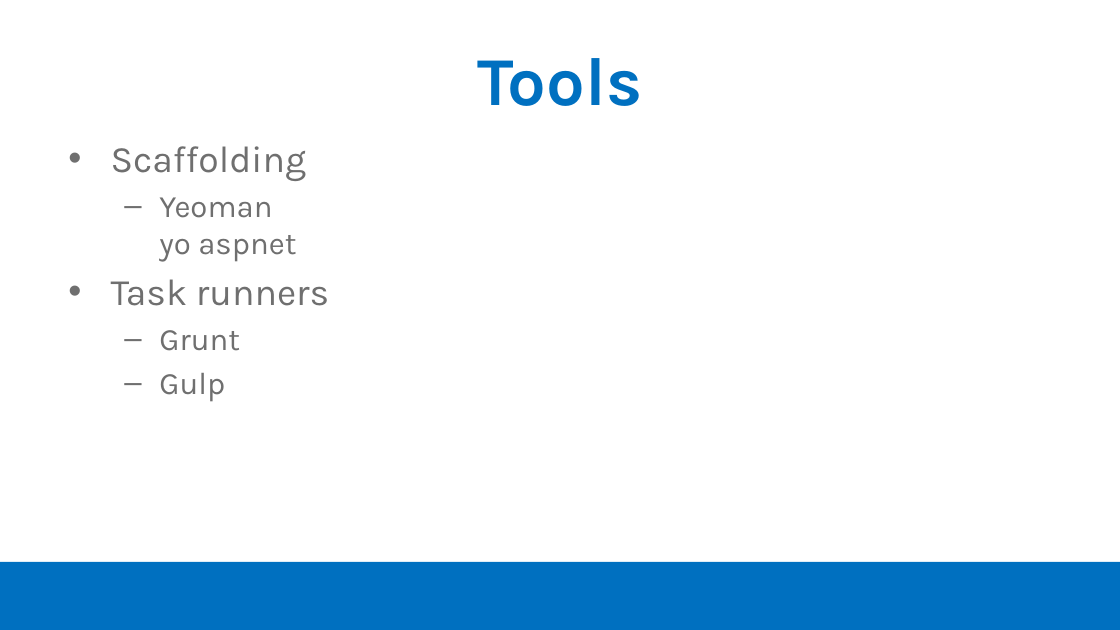
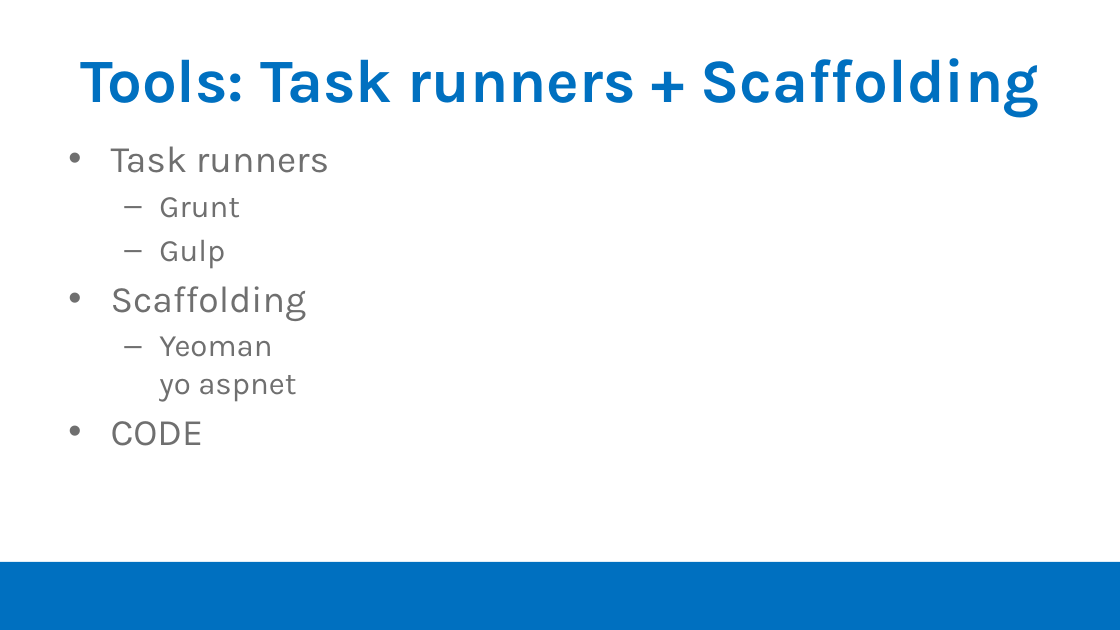
Before and after one commit to moljac/ASP.net.v5-AKA-vNext-Windays15, a slide deck: slide 16 of talk/Windays15 - ASP.net v.5 (vNext) on Linux and Mac OSX.pptx. Drawn at 1120x630 pixels with LibreOffice and Linux fonts; fonts in the diff are those of the drawing; background and template pictures are left out. Boxes give left, top, right and bottom in pixels: in the first picture for what was removed or moved away, otherwise in the second. Text is boxed around its words. In the diff, an @@ line names an element or a change of style, - is before the commit and + after.

```diff
--- a/talk/Windays15 - ASP.net v.5 (vNext) on Linux and Mac OSX.pptx
+++ b/talk/Windays15 - ASP.net v.5 (vNext) on Linux and Mac OSX.pptx
@@ title at (80,58,1039,117): text changed; size 44 to 39.6 pt @@
-Tools
+Tools: Task runners + Scaffolding
@@ text at (111,146,307,262): paragraphs removed @@
-• Scaffolding
-  – Yeoman
-    yo aspnet
@@ text at (111,286,307,446): paragraphs added @@
+• Scaffolding
+  – Yeoman
+    yo aspnet
+• CODE
```
Also in this commit, not shown: 14 other slides changed, 3 slides added, 3 slides removed.
